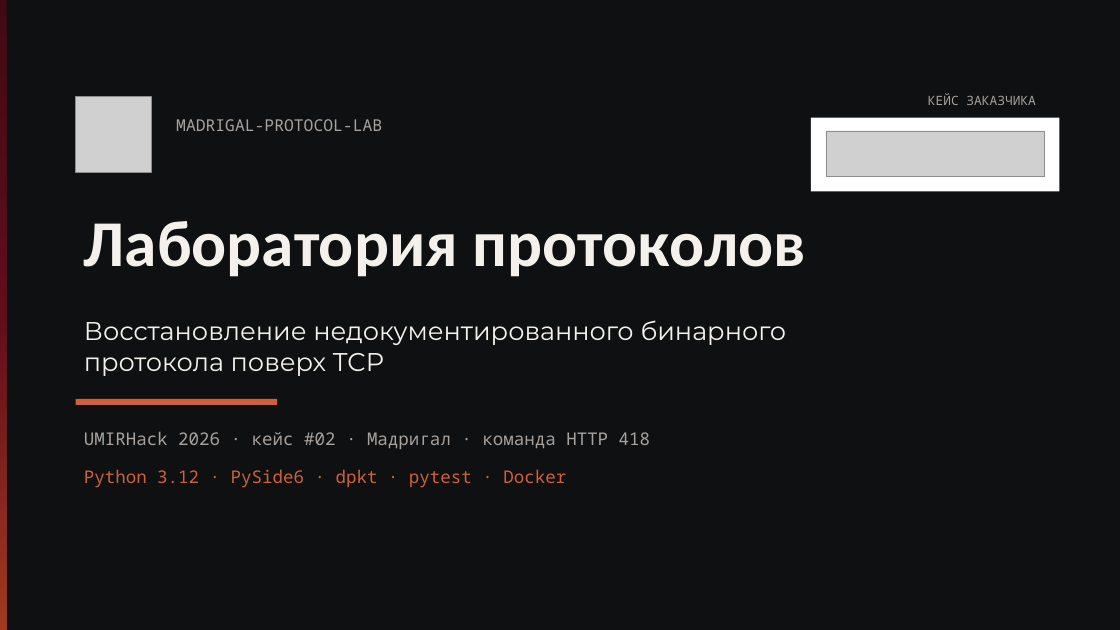
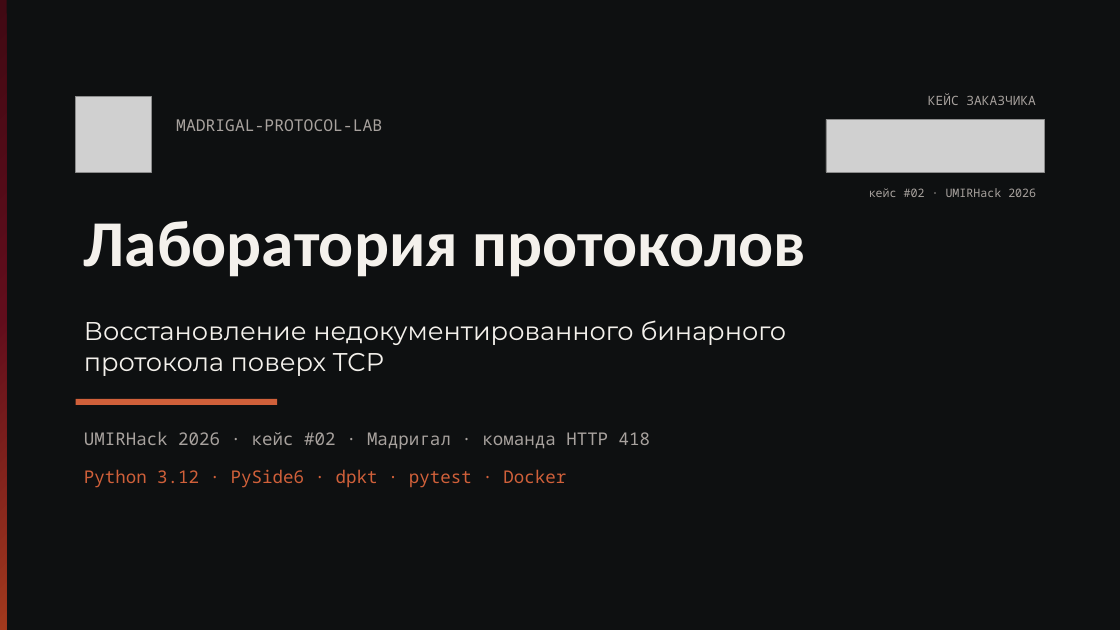
Before and after one commit to Pavel1778/madrigal-protocol-lab, a slide deck: slide 1 of presentation/slides.pptx. Drawn at 1120x630 pixels with LibreOffice and Linux fonts; fonts in the diff are those of the drawing; grey boxes stand for pictures. Boxes give left, top, right and bottom in pixels: in the first picture for what was removed or moved away, otherwise in the second. Text is boxed around its words. In the diff, an @@ line names an element or a change of style, - is before the commit and + after.

```diff
--- a/presentation/slides.pptx
+++ b/presentation/slides.pptx
@@ rectangle removed at [811,118,1060,192] @@
@@ picture: place and size @@
-picture at [826,131,1044,176]
+picture at [826,119,1044,172]
@@ text added at [869,188,1036,197], 10 pt, text #A8A29E @@
+кейс #02 · UMIRHack 2026
```
Also in this commit, not shown: 1 other slide changed, 18 other files.
